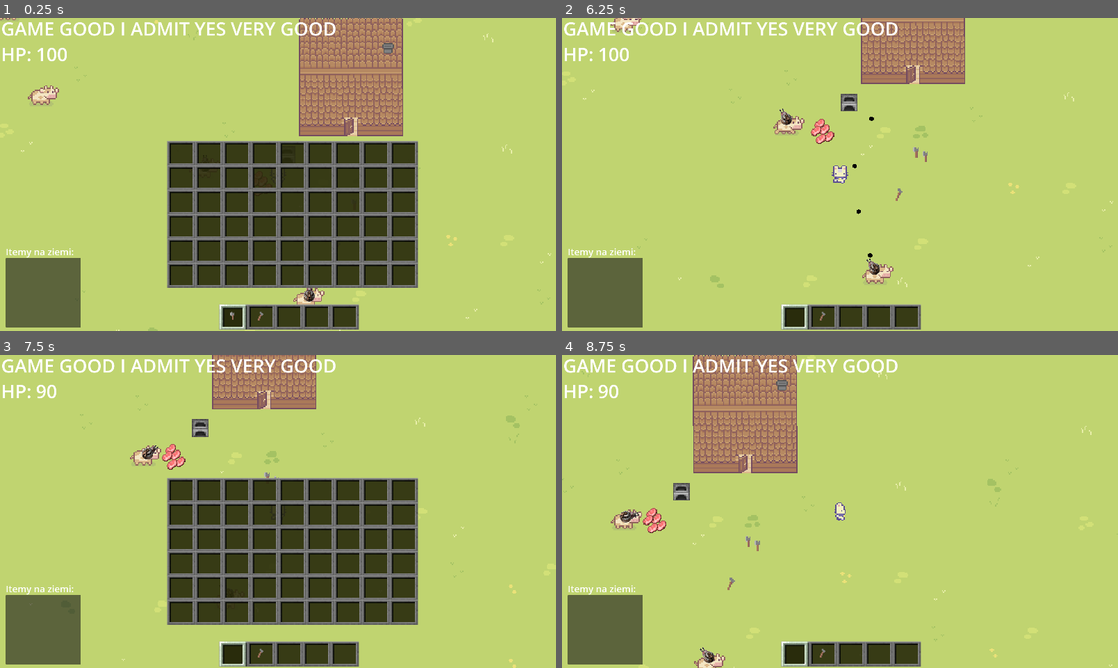
Above: before the commit, frames 1-4 (two rows, left to right).
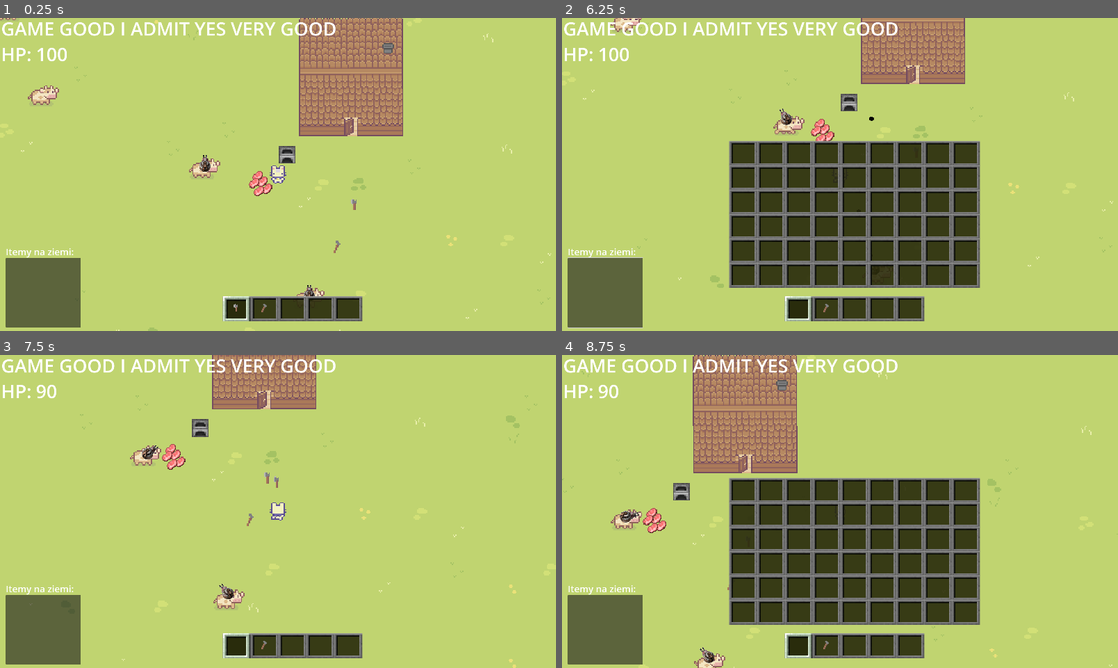
Above: after the commit, the same moments.

Repository: maciulex/First-game-in-godot
Game: Godot game, scene res://gameLevels/mainLevel/game_level.tscn
Two runs of this game, one before a commit and one after it. Both use one fixed random seed, a clock stepped at 60 frames per second and the inputs below.
Inputs (mouse positions are in pixels of both pictures, inside the frame that each line leads up to):
- Up to frame 1 (0.25 s): no input
- Up to frame 2 (6.25 s): click (795, 309) at 0.52 s; hold D (right) 1.28-2.03 s; hold E (e) 1.28-2.03 s; tap Tab (eq) at 1.55, 2.1, 3.8, 6.05 s; hold S (down) 2.03-2.78 s; tap Q (q) at 2.3, 4.55, 5.1 s; hold D (right) 2.78-3.53 s; hold Q (q) 2.78-3.53 s; tap E (e) at 3.05, 3.6, 5.3 s; hold W (up) 3.53-4.28 s; hold Tab (eq) 4.28-5.03 s; hold A (left) 4.28-5.78 s; hold S (down) from 5.78 s (still down); hold Space (space) from 5.78 s (still down)
- Up to frame 3 (7.5 s): release S (down) at 6.53 s; release Space (space) at 6.53 s; hold D (right) 6.53-7.28 s; tap E (e) at 6.6 s; tap Q (q) at 6.8 s; hold W (up) from 7.28 s (still down); hold Tab (eq) from 7.28 s (still down)
- Up to frame 4 (8.75 s): tap E (e) at 7.55 s; release W (up) at 8.03 s; release Tab (eq) at 8.03 s; hold D (right) from 8.03 s (still down); tap Q (q) at 8.1 s; tap Tab (eq) at 8.3 s

The runs differ from the first frame. In frame 1, 23% of the frame differs, in the area x 30-76%, y 39-100%; in frame 2, 23%, in the area x 1-76%, y 39-100%; in frame 3, 23%; in frame 4, 23%.

Commit message:
selectiong items from inventory working

Diff:
--- a/character/player.gd
+++ b/character/player.gd
@@ -100,8 +100,8 @@
 	animation_tree.set("parameters/conditions/IsMoving", false);
 	animation_tree.set("parameters/conditions/isIdle", false);
 	animation_tree.set("parameters/conditions/useTool", true);
-	animation_tree.set("parameters/UseTool/UseTool/blend_position", playerData.toolbarItems[playerData.equipedTool].get("Tool_id"));
-	animation_tree.set("parameters/UseTool/UseTool/"+str(playerData.toolbarItems[playerData.equipedTool].get("Tool_id"))+"/blend_position", playerData.lookingDirection);
+	animation_tree.set("parameters/UseTool/UseTool/blend_position", playerData.Items[playerData.equipedTool].get("Tool_id"));
+	animation_tree.set("parameters/UseTool/UseTool/"+str(playerData.Items[playerData.equipedTool].get("Tool_id"))+"/blend_position", playerData.lookingDirection);
 
 	pass;
 
@@ -171,14 +171,14 @@
 	$Timer.start(toolCoolDownTime);
 	playerData.toolCoolDown = true;
 	match playerData.Items[playerData.equipedTool].Item_id:
-		playerData.globals.Items.Axe:
+		playerData.globals.items.Axe:
 			blockPlayerMovement();
 			update_animation("toolUse", Vector2.ZERO);
 			var collider = getColliderFromVector(playerData.lookingDirection);
 			if (collider != null && collider.is_in_group("tool_axe_action_group")):
 				get_tree().call_group("tool_axe_action_group", "_on_player_tool_action",collider)
 				pass;
-		playerData.globals.Items.Hoe:
+		playerData.globals.items.Hoe:
 			blockPlayerMovement();
 			update_animation("toolUse", Vector2.ZERO);
 			pass;
--- a/globals/player_data.gd
+++ b/globals/player_data.gd
@@ -1,7 +1,6 @@
 extends Node
 
 @onready var globals = get_node("/root/GlobalData")
-
 
 
 @export var health : int = 100;
--- a/interface/Inventory.gd
+++ b/interface/Inventory.gd
@@ -69,6 +69,9 @@
 		if (Input.get_action_strength(str(i+1)) == 1):
 			selectItemInToolBar(i)
 
+func inventoryBoxClicked(box):
+	selectItemInToolBar(int(box.lstrip("itemBox"))-1);
+
 func _ready():
 	for i in range(6,60):
 		InventoryBoxes.append($MainInventory.get_node("itemBox"+str(i)));
--- a/interface/control.tscn
+++ b/interface/control.tscn
@@ -94,11 +94,12 @@
 script = ExtResource("5_xpikk")
 
 [node name="MainInventory" type="GridContainer" parent="Inventory"]
+visible = false
 layout_mode = 0
 offset_left = 71.0
 offset_top = 65.0
-offset_right = 380.0
-offset_bottom = 261.0
+offset_right = 289.0
+offset_bottom = 195.0
 theme_override_constants/h_separation = 24
 theme_override_constants/v_separation = 21
 columns = 9
@@ -268,46 +269,51 @@
 
 [node name="ToolBar" type="Control" parent="Inventory"]
 anchors_preset = 0
-offset_left = -24.0
-offset_top = -35.0
-offset_right = 309.0
-offset_bottom = 240.0
+offset_left = 120.0
+offset_top = 200.0
+offset_right = 242.0
+offset_bottom = 223.0
 metadata/_edit_lock_ = true
 
 [node name="itemBox1" parent="Inventory/ToolBar" instance=ExtResource("5_etfrn")]
 layout_mode = 1
-offset_left = 140.0
-offset_top = 241.0
-offset_right = -193.0
-offset_bottom = -34.0
+offset_left = -1.0
+offset_top = -1.0
+offset_right = -124.0
+offset_bottom = -24.0
+metadata/_edit_lock_ = true
 
 [node name="itemBox2" parent="Inventory/ToolBar" instance=ExtResource("5_etfrn")]
 layout_mode = 1
-offset_left = 164.0
-offset_top = 241.0
-offset_right = -169.0
-offset_bottom = -34.0
+offset_left = 23.0
+offset_top = -1.0
+offset_right = -100.0
+offset_bottom = -24.0
+metadata/_edit_lock_ = true
 
 [node name="itemBox3" parent="Inventory/ToolBar" instance=ExtResource("5_etfrn")]
 layout_mode = 1
-offset_left = 188.0
-offset_top = 241.0
-offset_right = -145.0
-offset_bottom = -34.0
+offset_left = 47.0
+offset_top = -1.0
+offset_right = -76.0
+offset_bottom = -24.0
+metadata/_edit_lock_ = true
 
 [node name="itemBox4" parent="Inventory/ToolBar" instance=ExtResource("5_etfrn")]
 layout_mode = 1
-offset_left = 212.0
-offset_top = 241.0
-offset_right = -121.0
-offset_bottom = -34.0
+offset_left = 71.0
+offset_top = -1.0
+offset_right = -52.0
+offset_bottom = -24.0
+metadata/_edit_lock_ = true
 
 [node name="itemBox5" parent="Inventory/ToolBar" instance=ExtResource("5_etfrn")]
 layout_mode = 1
-offset_left = 236.0
-offset_top = 241.0
-offset_right = -97.0
-offset_bottom = -34.0
+offset_left = 95.0
+offset_top = -1.0
+offset_right = -28.0
+offset_bottom = -24.0
+metadata/_edit_lock_ = true
 
 [connection signal="itemClicked" from="ItemsOnGround" to="." method="_on_items_on_ground_item_clicked"]
 [connection signal="item_activated" from="ItemsOnGround/ItemList" to="ItemsOnGround" method="_on_item_list_item_activated"]
--- /dev/null
+++ b/interface/itemBox.gd
@@ -0,0 +1,9 @@
+extends Control
+
+
+
+
+func _on_button_pressed():
+	#print(get_name().lstrip("itemBox"));
+	get_parent().get_parent().inventoryBoxClicked(get_name());
+	#print("dsadsa")
--- a/interface/itemBox.tscn
+++ b/interface/itemBox.tscn
@@ -1,7 +1,18 @@
-[gd_scene load_steps=3 format=3 uid="uid://bq2l0c2ycrs0m"]
+[gd_scene load_steps=9 format=3 uid="uid://bq2l0c2ycrs0m"]
 
 [ext_resource type="Texture2D" uid="uid://dxc7ehgbdqyf8" path="res://art/unselected_item.png" id="1_1gaqs"]
+[ext_resource type="Script" path="res://interface/itemBox.gd" id="1_7mp4t"]
 [ext_resource type="Texture2D" uid="uid://be3vxlndmp7o" path="res://art/selected_item.png" id="2_nc6kc"]
+
+[sub_resource type="StyleBoxEmpty" id="StyleBoxEmpty_gvhc6"]
+
+[sub_resource type="StyleBoxEmpty" id="StyleBoxEmpty_fl7gg"]
+
+[sub_resource type="StyleBoxEmpty" id="StyleBoxEmpty_ekq4n"]
+
+[sub_resource type="StyleBoxEmpty" id="StyleBoxEmpty_e3wgb"]
+
+[sub_resource type="StyleBoxEmpty" id="StyleBoxEmpty_1q7k7"]
 
 [node name="itemBox" type="Control"]
 layout_mode = 3
@@ -14,6 +25,7 @@
 offset_bottom = -1069.0
 grow_horizontal = 2
 grow_vertical = 2
+script = ExtResource("1_7mp4t")
 
 [node name="UnselectedItem" type="Sprite2D" parent="."]
 position = Vector2(13, 12)
@@ -40,3 +52,19 @@
 text = "1"
 horizontal_alignment = 2
 metadata/_edit_use_anchors_ = true
+
+[node name="Button" type="Button" parent="."]
+layout_mode = 0
+offset_left = 1.0
+offset_top = 2.0
+offset_right = 25.0
+offset_bottom = 24.0
+theme_override_styles/normal = SubResource("StyleBoxEmpty_gvhc6")
+theme_override_styles/hover = SubResource("StyleBoxEmpty_fl7gg")
+theme_override_styles/pressed = SubResource("StyleBoxEmpty_ekq4n")
+theme_override_styles/disabled = SubResource("StyleBoxEmpty_e3wgb")
+theme_override_styles/focus = SubResource("StyleBoxEmpty_1q7k7")
+shortcut_feedback = false
+shortcut_in_tooltip = false
+
+[connection signal="pressed" from="Button" to="." method="_on_button_pressed"]
